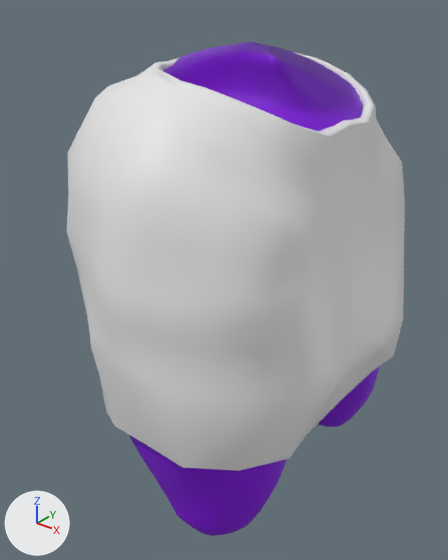
The FBX model Workfiles/Characters/Protogens/New_protogen-model/unreal_models/BeachParty/OrganicLegs/SK_BeachParty_OrganicLegs_Stripped.fbx as it was, and as the next commit left it.
One viewpoint serves both versions: a camera (50 mm lens) standing at (0.38, -0.488, 0.857) and looking at (-0.003, -0.008, 0.56). Arrows for +X, +Y and +Z are at lower left; the lights stay in place. The older version comes first. Where no turn or scale is listed for an object, it has been applied to the vertices.

Names of what the first picture shows: 'SkirtApplied', 'SkirtLegs'.
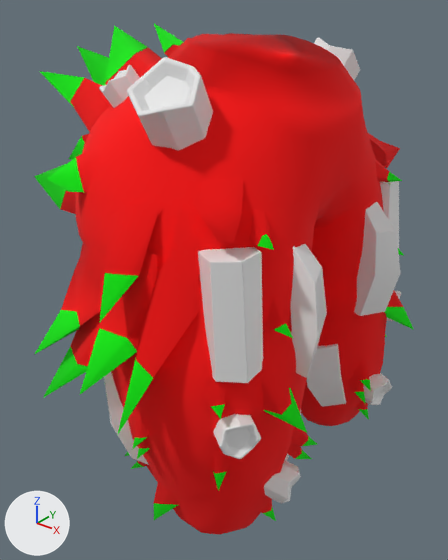
Commit message: Beach party work

The edits, one by one:
Picture 'T_OrganicLegs_BaseColor.png' (img_t_organiclegs_basecolor_png) is new.
In material 'MI_OrganicLegs' (mat_mi_organiclegs), base_color is no longer (0.236, 0.0, 0.8), purple #8500e7.
In material 'MI_OrganicLegs' (mat_mi_organiclegs), texture is now set to img_t_organiclegs_basecolor_png.
In material 'MI_OrganicLegs' (mat_mi_organiclegs), roughness goes from 0.5 to 1.0.
me_plane_012 is used by ob_skirtlegs; location (0.002, 0.001, -0.001).
me_plane_012 had 1611 vertices, 3052 faces and spanned x -0.089..0.139, y -0.185..0.185, z 0.339..0.807.
me_plane_012 no longer uses material mat_mi_organiclegs (purple #8500e7).
me_plane_012 now has 1040 vertices, 962 faces and spans x -0.073..0.159, y -0.197..0.197, z 0.382..0.802.
me_plane_012 part 1: 1593 vertices removed from x -0.089..0.139, y -0.185..0.185, z 0.339..0.807; 1040 vertices added at x -0.073..0.159, y -0.197..0.197, z 0.382..0.802.
Other edits to the shape of me_plane_012 do not show in these pictures.
Mesh me_plane_014 is new.
It has 862 vertices, 1720 faces and spans x -0.119..0.143, y -0.191..0.191, z 0.338..0.812.
It uses material mat_mi_organiclegs (picture img_t_organiclegs_basecolor_png).
Mesh me_plane_013_1 is new.
It has 898 vertices, 1320 faces and spans x -0.182..0.171, y -0.242..0.242, z 0.37..0.815.
It uses material mat_mi_organiclegs (picture img_t_organiclegs_basecolor_png).
Object 'SkirtApplied' (ob_skirtapplied) is deleted.
Object 'SkirtLegs' (ob_skirtlegs) moves from (0.002, 0.001, -0.001) to (0.0, 0.0, 0.0).
Object 'OrganicLegs' (ob_organiclegs) is new; it shows me_plane_014.
Its location is (0.002, 0.001, -0.001).
Object 'Fluf1' (ob_fluf1) is new; it shows me_plane_013_1.
Its location is (0.0, 0.0, 0.0).

Location of each change, (x1, y1, x2, y2) in pixels of the pictures (448 x 560 px):
'SkirtApplied', deleted
    before: (66, 52, 405, 471)
'OrganicLegs', added (red)
    after: (75, 33, 387, 535)
'SkirtLegs', surface changed, reshaped, moved (20% wider)
    before: (128, 42, 379, 536)
    after: (99, 38, 401, 503)
'Fluf1', added
    after: (34, 23, 414, 521)
